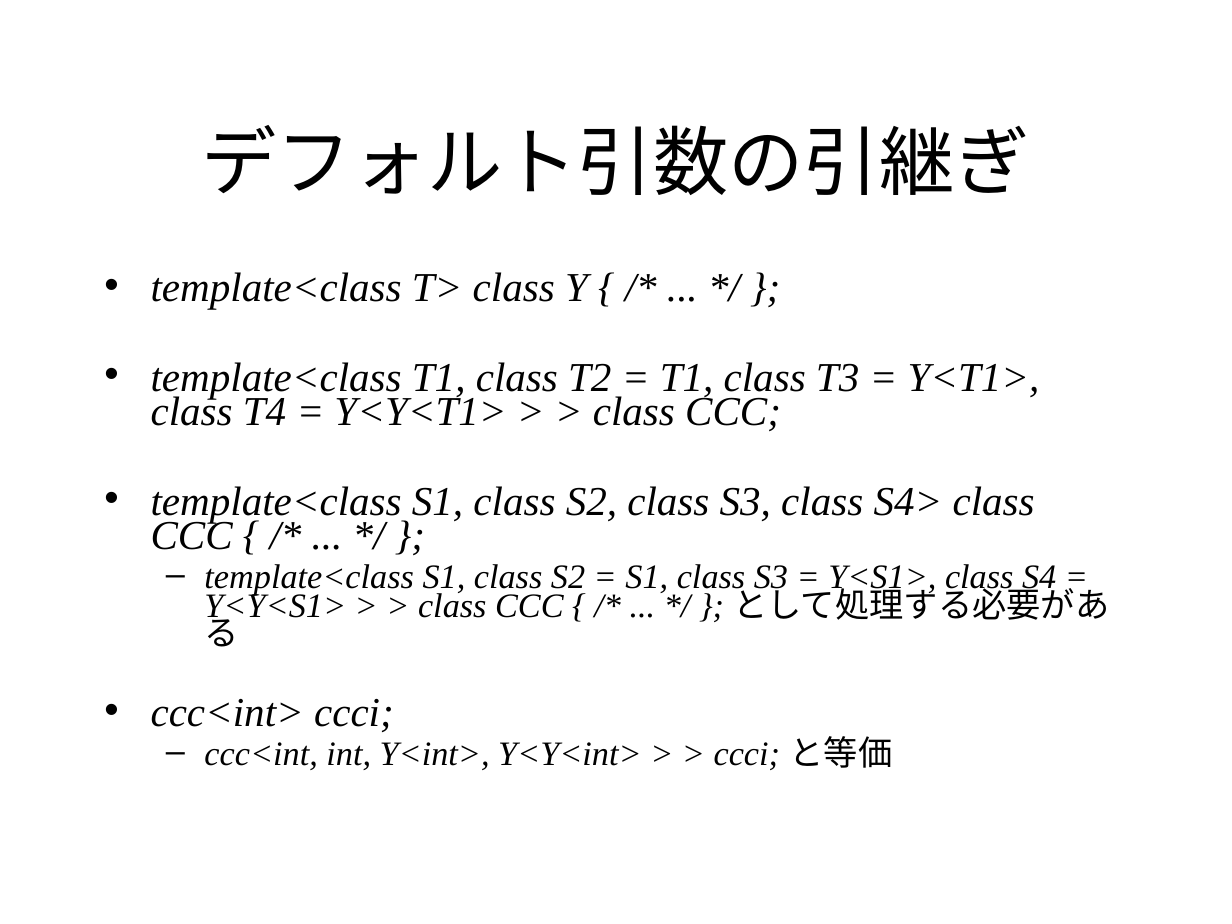
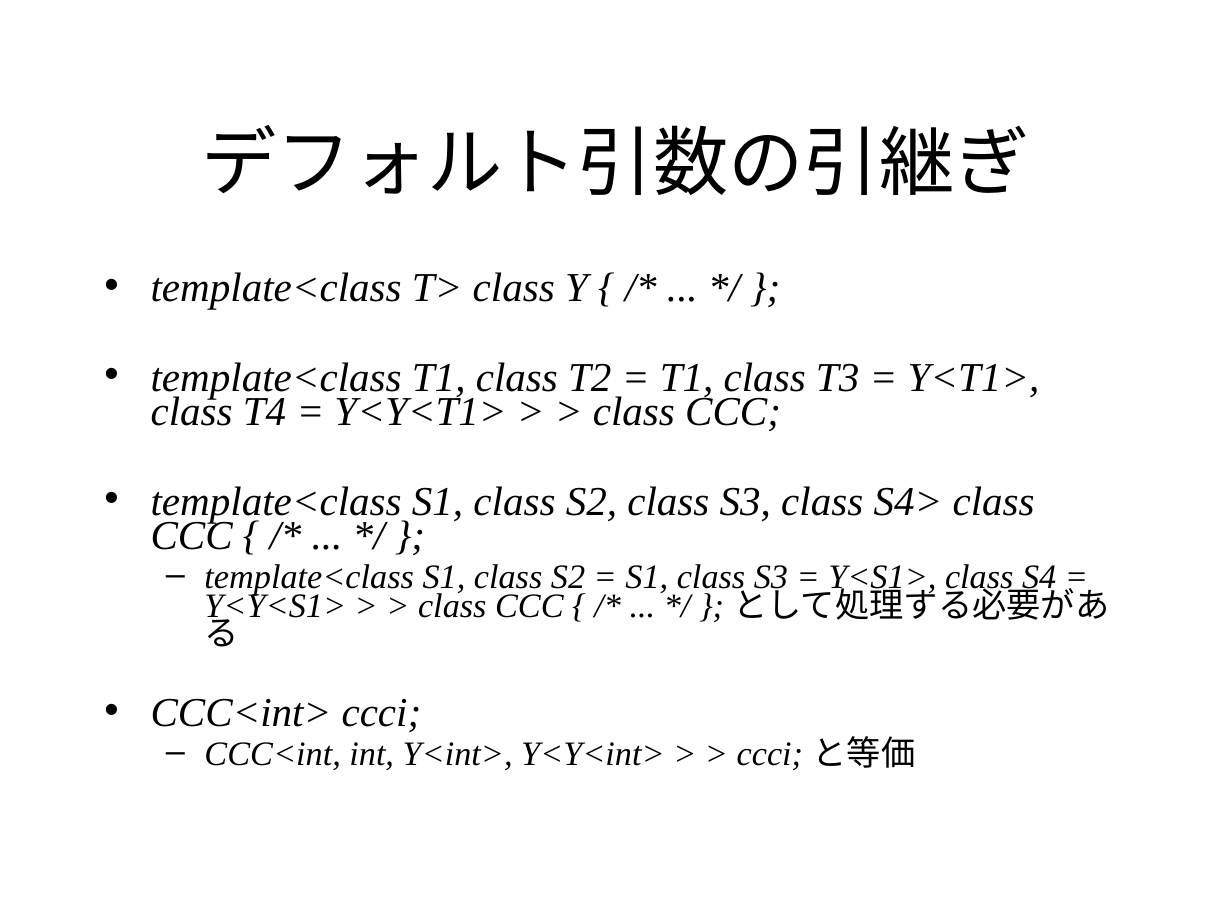
Before and after one commit to KeiHasegawa/cxx_doc, a slide deck: slide 6 of 16_template_default_argument.ppt. Drawn at 1232x924 pixels with LibreOffice and Linux fonts; fonts in the diff are those of the drawing. Boxes give left, top, right and bottom in pixels: in the first picture for what was removed or moved away, otherwise in the second. Text is boxed around its words. In the diff, an @@ line names an element or a change of style, - is before the commit and + after.

```diff
--- a/16_template_default_argument.ppt
+++ b/16_template_default_argument.ppt
@@ text at [151,698,916,770]: text changed @@
-• ccc<int> ccci;
-  – ccc<int, int, Y<int>, Y<Y<int> > > ccci; と等価
+• CCC<int> ccci;
+  – CCC<int, int, Y<int>, Y<Y<int> > > ccci; と等価
```
Also in this commit, not shown: 1 other slide changed, 3 other files.
